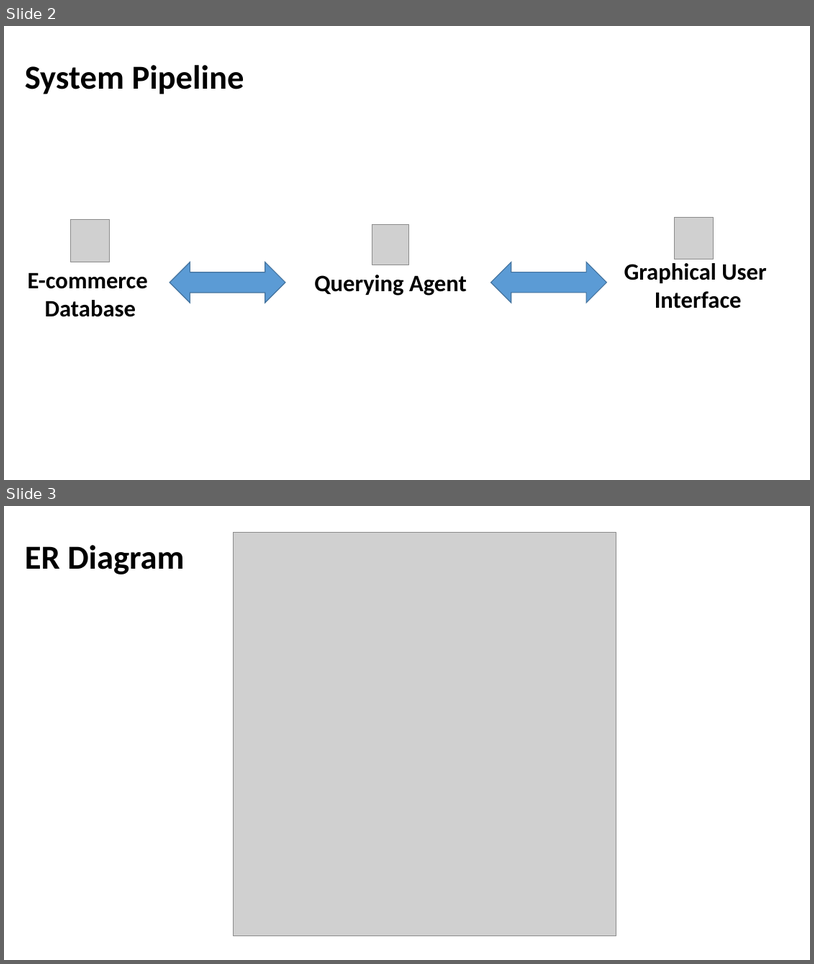
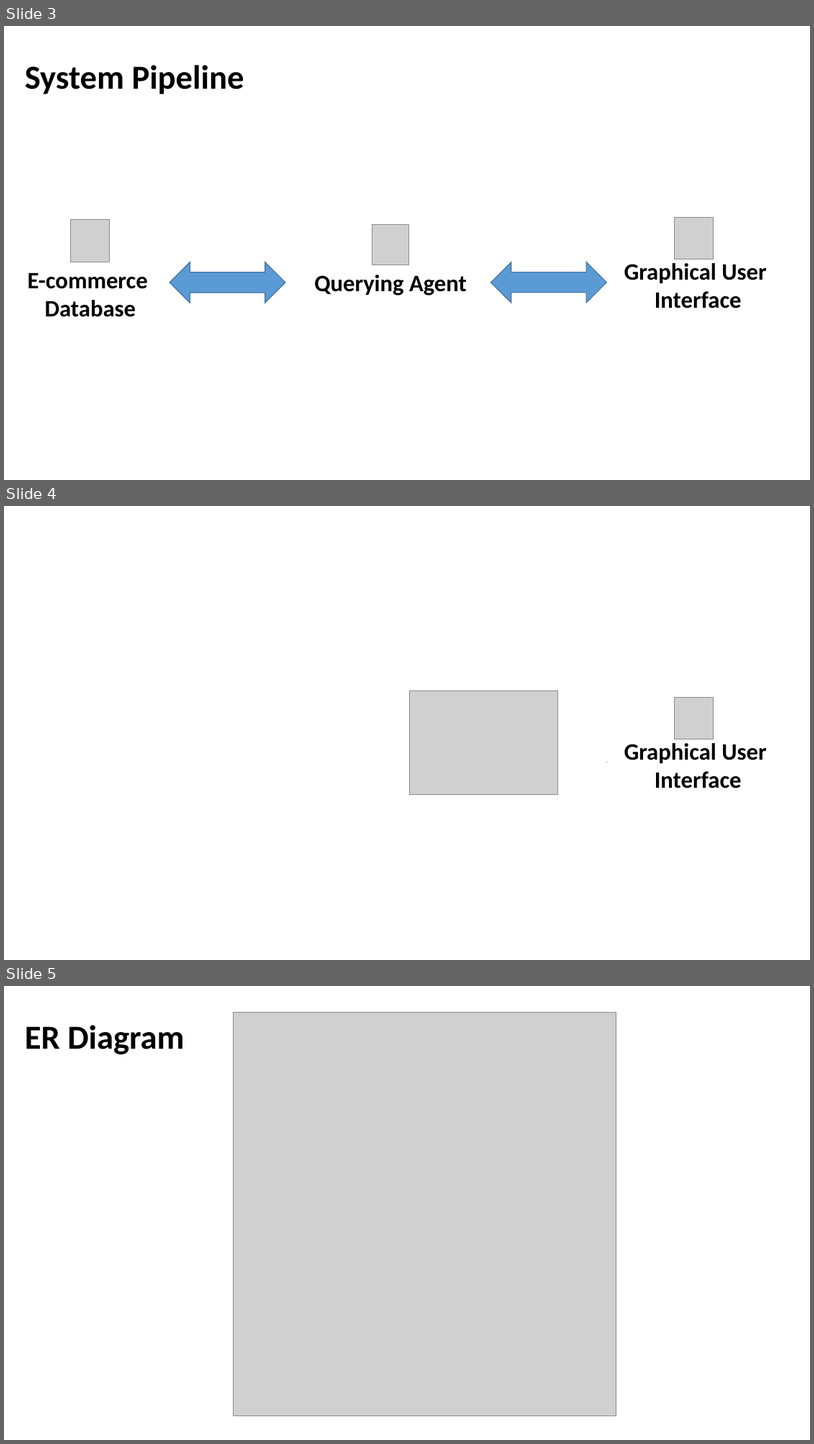
Before and after one commit to Depersonalizc/e-commerce-database, a slide deck: group_presentation.pptx. Shown one above the other, each under a label of ours: slides 2 and 3 before the commit, slides 3, 4 and 5 after it. The pictures are 814x964 and 814x1444 pixels, drawn with LibreOffice and Linux fonts; fonts in the diff are those of the drawing; grey boxes stand for pictures. Boxes give left, top, right and bottom in pixels: in the first picture for what was removed or moved away, otherwise in the second. Text is boxed around its words. In the diff, an @@ line names an element or a change of style, - is before the commit and + after.

```diff
--- a/group_presentation.pptx
+++ b/group_presentation.pptx
@@ slide 4 added at (x1=4, y1=506, x2=810, y2=960), background #FFFFFF @@
@@ rectangle added at (x1=4, y1=506, x2=607, y2=960), fill #FFFFFF @@
@@ picture added at (x1=409, y1=690, x2=558, y2=795) @@
@@ picture added at (x1=674, y1=698, x2=714, y2=739) @@
@@ left right arrow added at (x1=491, y1=742, x2=607, y2=782), fill #5B9BD5, outline #43739E 1 pt @@
@@ text added at (x1=625, y1=743, x2=766, y2=788), 28 pt, text #000000, bold @@
+Graphical User
+Interface
@@ what was slide 2 is now slide 3 @@
@@ what was slide 3 is now slide 5 @@
```
Also in this commit, not shown: 4 slides changed, 7 other slides added, 8 other files.
